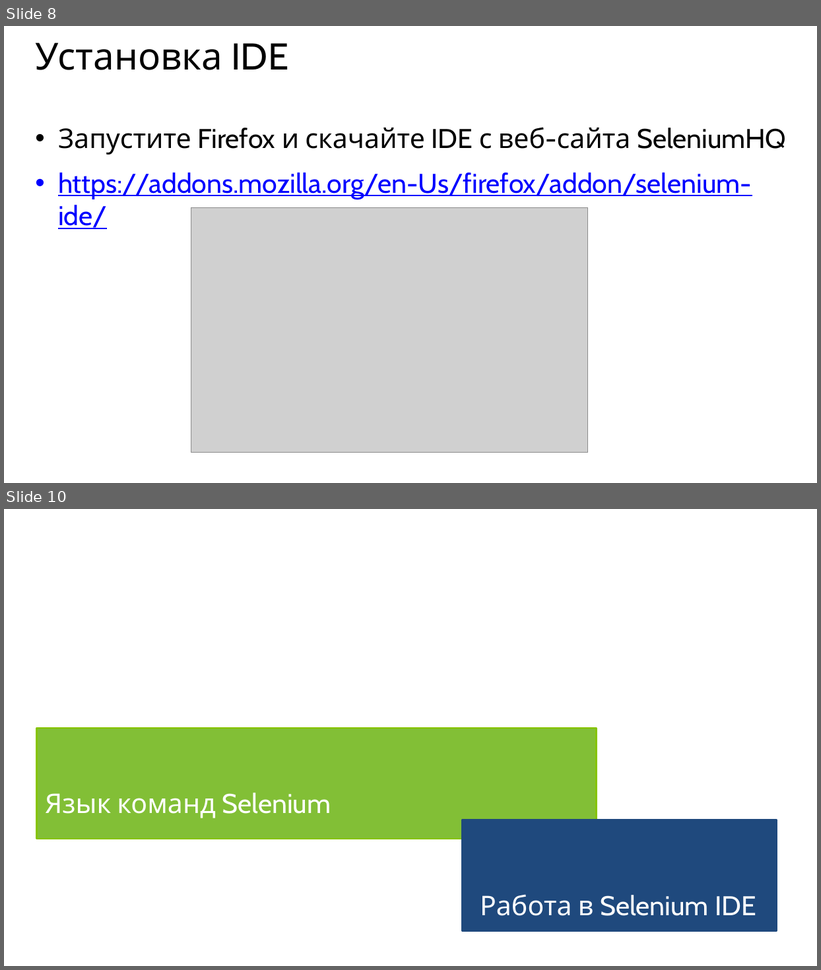
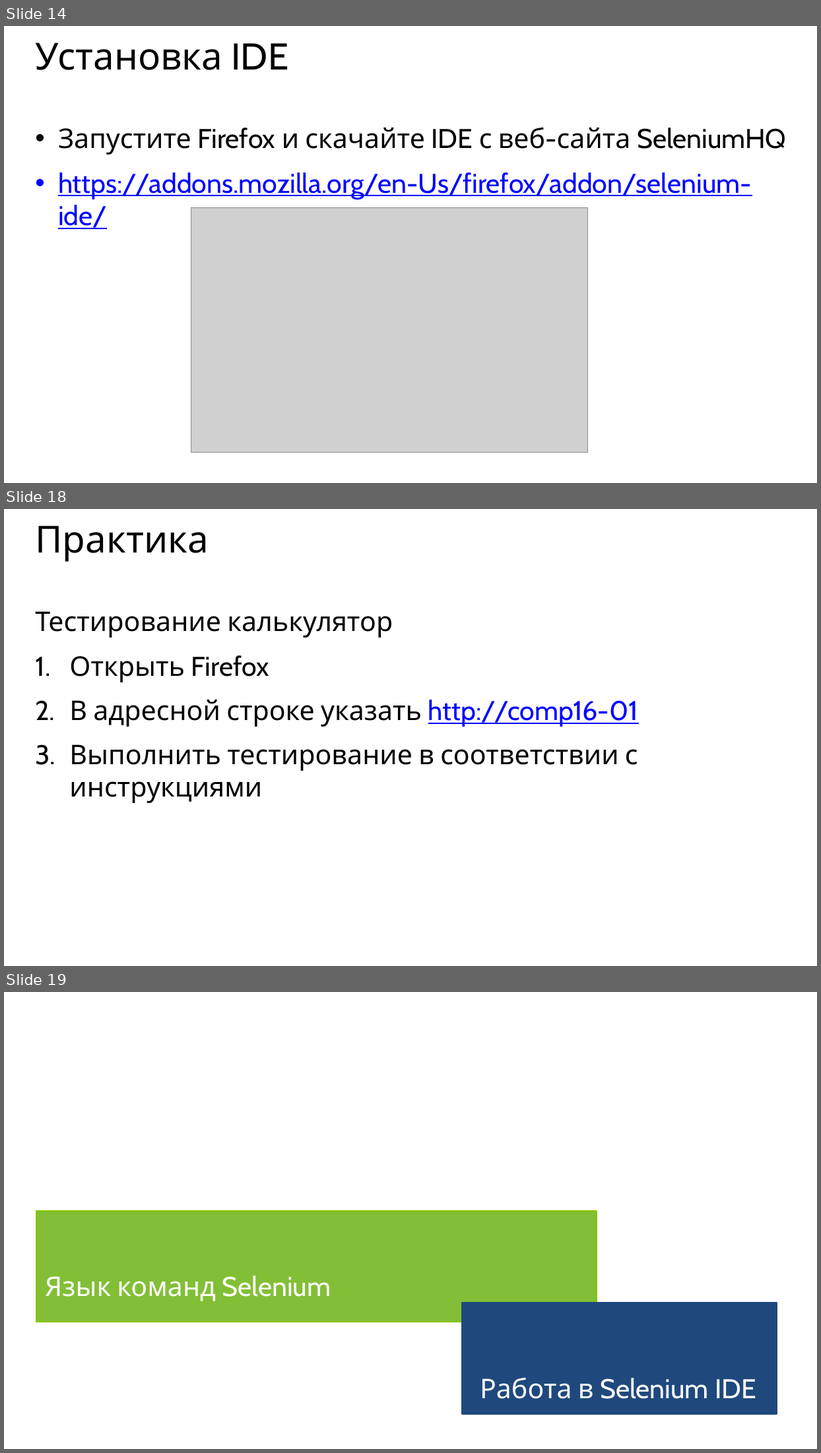
Before and after one commit to maxchv/selenium, a slide deck: openlesson/selenium.pptx. Shown one above the other, each under a label of ours: slides 8 and 10 before the commit, slides 14, 18 and 19 after it; the slides between them are not shown. The pictures are 821x970 and 821x1453 pixels, drawn with LibreOffice and Linux fonts; fonts in the diff are those of the drawing; grey boxes stand for pictures. Boxes give left, top, right and bottom in pixels: in the first picture for what was removed or moved away, otherwise in the second. Text is boxed around its words. In the diff, an @@ line names an element or a change of style, - is before the commit and + after.

```diff
--- a/openlesson/selenium.pptx
+++ b/openlesson/selenium.pptx
@@ slide 18 added at box(4, 509, 817, 966), background #FFFFFF @@
@@ title added at box(36, 525, 209, 562), 44 pt, text #000000 @@
+Практика
@@ text added at box(35, 611, 639, 803), 32 pt, text #000000 @@
+Тестирование калькулятор
+1. Открыть Firefox
+2. В адресной строке указать http://comp16-01
+3. Выполнить тестирование в соответствии с инструкциями
@@ what was slide 8 is now slide 14 @@
@@ what was slide 10 is now slide 19 @@
```
Also in this commit, not shown: 3 slides changed, 8 other slides added, 1 other file.
